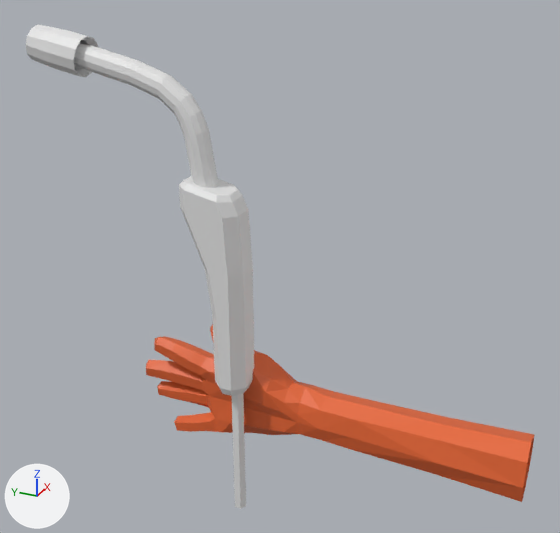
The FBX model Assets/Models/firstperson/Welder.fbx as it was, and as the next commit left it.
One viewpoint serves both versions: a 50 mm camera at (-0.243, -0.005, 0.062) aimed at (0.113, 0.156, -0.117). The axes (+X, +Y, +Z) are drawn at lower left. The lights are the same throughout. Where no turn or scale is listed for an object, it has been applied to the vertices.

In view in the first picture: 'HandR', 'Welder'.
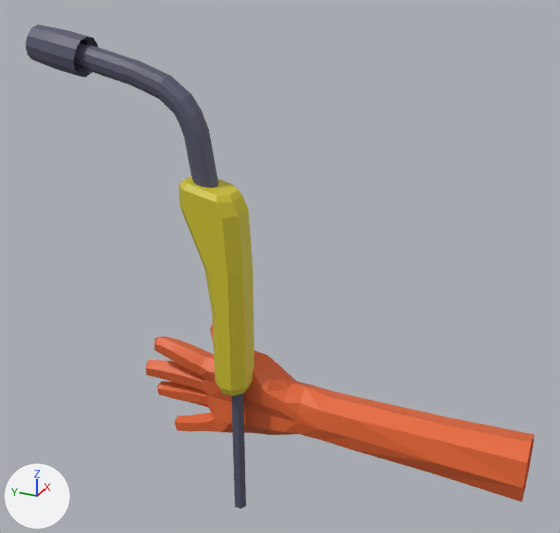
Commit message: welder materials

Where the change shows, as pixel boxes [x1, y1, x2, y2] in the pictures (560 x 533 px):
part 1 of me_welder, recoloured (grey to yellow): [179, 176, 254, 396] in both
part 2 of me_welder, recoloured: [26, 24, 219, 188] in both
part 3 of me_welder, recoloured (grey to blue): [231, 394, 246, 509] in both

Edits to the bpy script that builds the scene:
```text
Add mat_yellow:
    mat_yellow = principled_material('Yellow')
    mat_yellow.base_color = (0.645, 0.558, 0.0286)  # yellow #d2c52f
Add mat_remote:
    mat_remote = principled_material('Remote')
    mat_remote.base_color = (0.0944, 0.0975, 0.153)  # dark blue #57586d
Change me_welder:
    where me_welder.from_pydata(...)  # 256 vertices, 234 faces; spans x -0.012..0.012, y -0.019..0.107, z -0.204..0.081
    used by ob_welder; location = (0.0955, 0.1854, -0.0737)
    me_welder part 1: all 60 faces centred in x -0.012..0.012, y -0.019..0.018, z -0.118..0.008 switch from no material to mat_yellow (yellow #d2c52f)
    me_welder part 2: all 168 faces centred in x -0.01..0.01, y 0.0..0.105, z 0.012..0.079 switch from no material to mat_remote (dark blue #57586d)
    me_welder part 3: all 6 faces centred in x -0.003..0.003, y -0.013..-0.007, z -0.158 switch from no material to mat_remote (dark blue #57586d)
```
